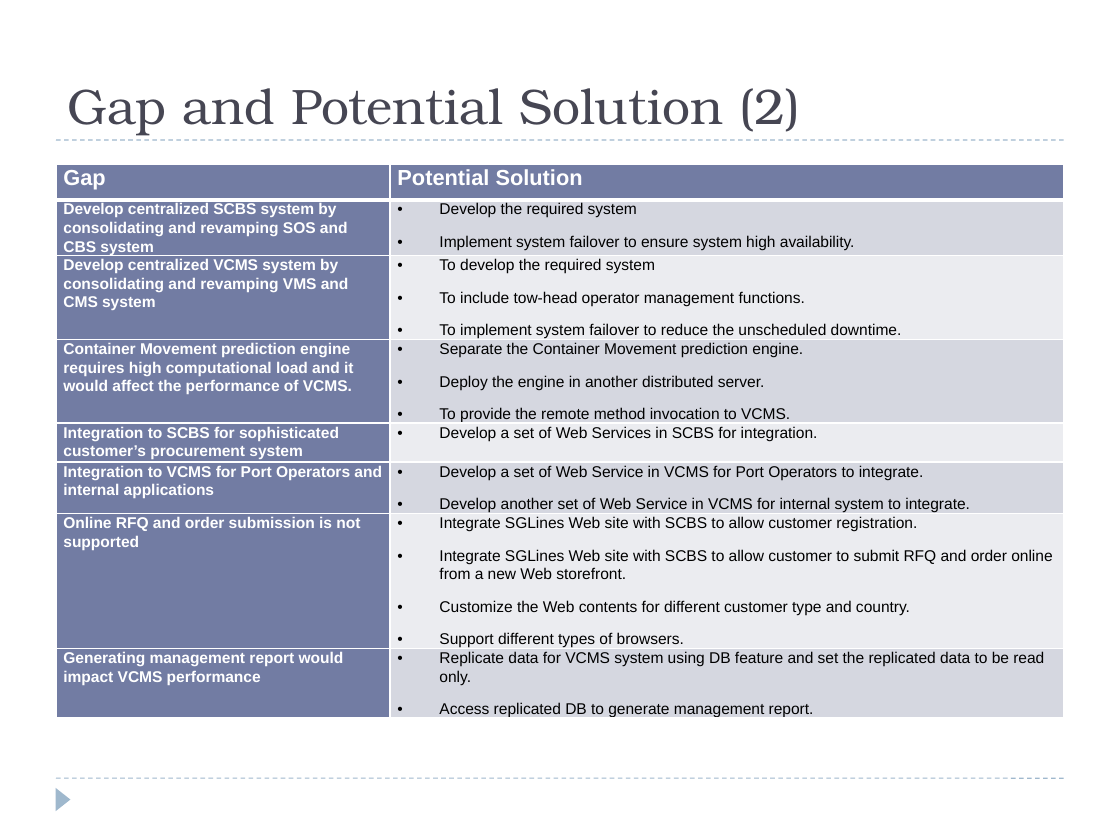
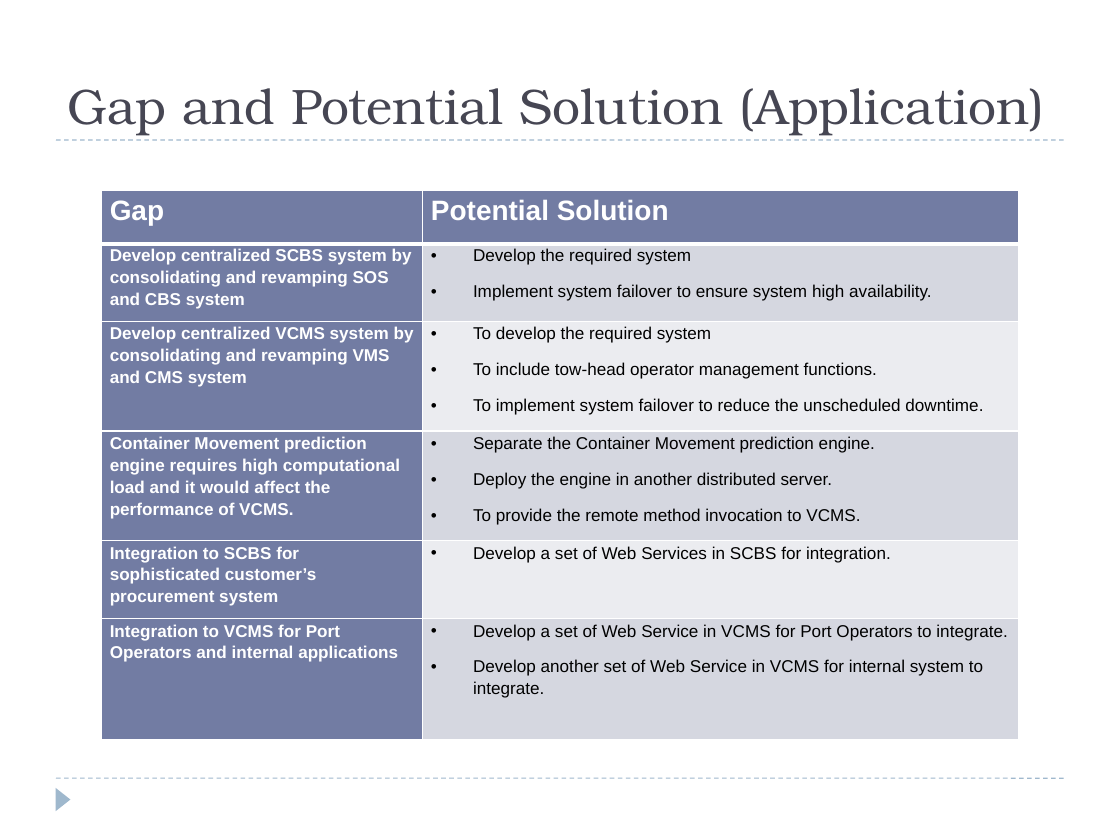
Before and after one commit to windieccf/t1-shipping, a slide deck: slide 43 of Enterprise Architech Presentation.pptx (slide 42 before the commit). Drawn at 1120x840 pixels with LibreOffice and Linux fonts; fonts in the diff are those of the drawing. Boxes give left, top, right and bottom in pixels: in the first picture for what was removed or moved away, otherwise in the second. Text is boxed around its words. In the diff, an @@ line names an element or a change of style, - is before the commit and + after.

```diff
--- a/Enterprise Architech Presentation.pptx
+++ b/Enterprise Architech Presentation.pptx
@@ title at (67, 88, 1044, 136): text changed @@
-Gap and Potential Solution (2)
+Gap and Potential Solution (Application)
@@ table at (102, 190, 1019, 739) @@
-row 7: Online RFQ and order submission is not supported | Integrate SGLines Web site with SCBS to allow customer registration. / Integrate SGLines Web site with SCBS to allow customer to submit RFQ and order online from a new Web storefront. / Customize the Web contents for different customer type and country. / Support different types of browsers.
-row 8: Generating management report would impact VCMS performance | Replicate data for VCMS system using DB feature and set the replicated data to be read only. / Access replicated DB to generate management report.
@@ table: place and size @@
-table at (56, 165, 1064, 726)
+table at (102, 190, 1019, 739)
```
Also in this commit, not shown: 8 other slides changed, 2 slides added, 1 other file.
